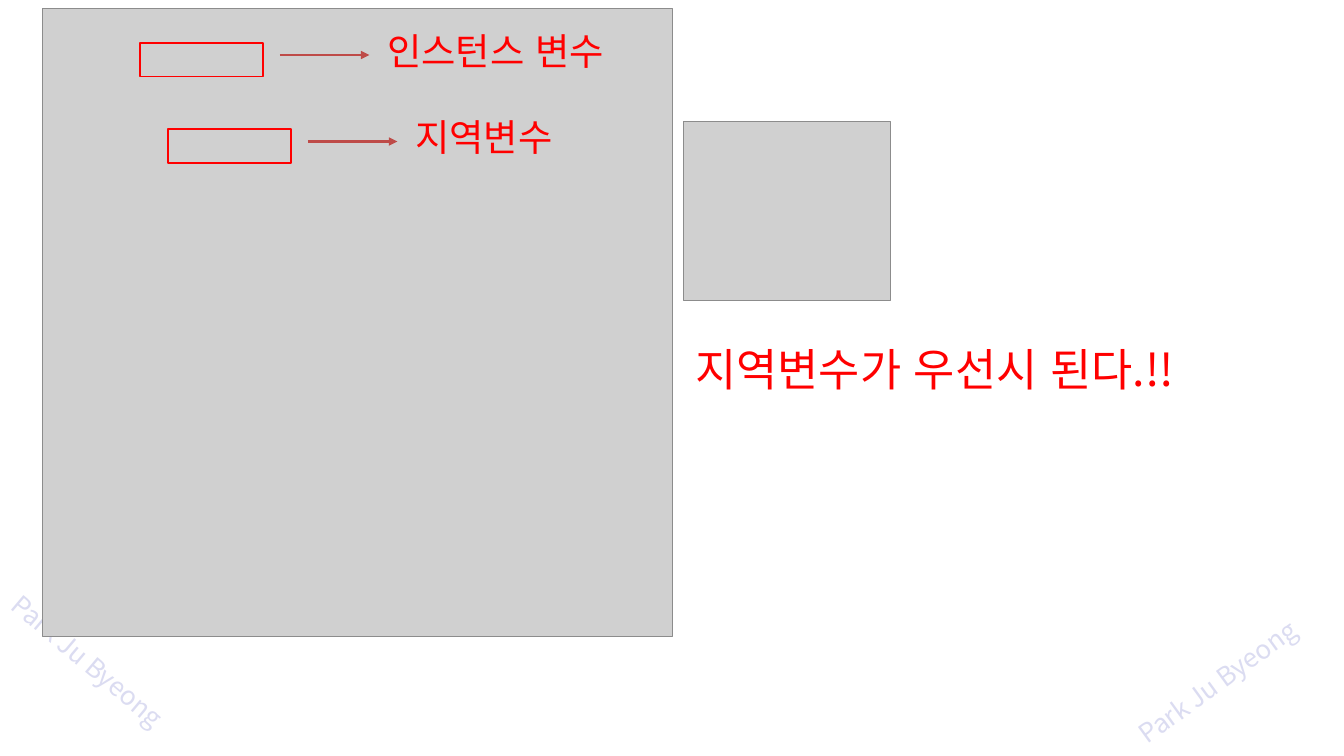
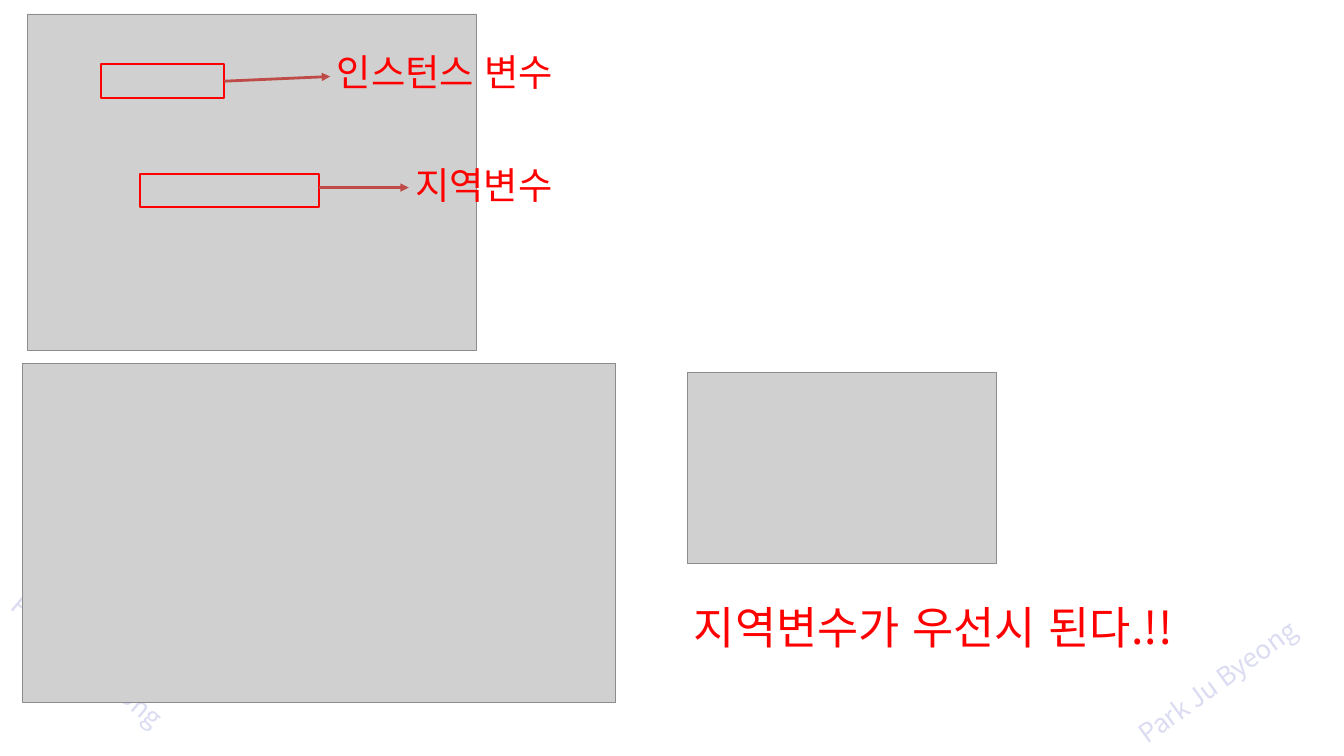
Before and after one commit to zest132/JavaLecture, a slide deck: slide 14 of JavaLecture/LectureFile/java 7강 멤버변수와메모리.pptx (slide 12 before the commit). Drawn at 1344x756 pixels with LibreOffice and Linux fonts; fonts in the diff are those of the drawing; grey boxes stand for pictures. Boxes give left, top, right and bottom in pixels: in the first picture for what was removed or moved away, otherwise in the second. Text is boxed around its words. In the diff, an @@ line names an element or a change of style, - is before the commit and + after.

```diff
--- a/JavaLecture/LectureFile/java 7강 멤버변수와메모리.pptx
+++ b/JavaLecture/LectureFile/java 7강 멤버변수와메모리.pptx
@@ picture added at [28,14,476,351] @@
@@ picture removed at [42,8,672,636] @@
@@ text "인스턴스 변수": place and size @@
-text "인스턴스 변수" at [387,34,604,68]
+text "인스턴스 변수" at [337,55,553,89]
@@ rectangle: place and size @@
-rectangle at [140,43,263,77]
+rectangle at [101,65,224,98]
@@ arrow moved from (280, 55) - (370, 55) to (224, 81) - (330, 77) @@
@@ picture removed at [683,122,890,300] @@
@@ rectangle: place and size @@
-rectangle at [168,130,291,163]
+rectangle at [140,174,319,208]
@@ text "지역변수" rewrapped from [415,120,552,154] to [415,161,552,209] @@
@@ arrow moved from (308, 142) - (397, 142) to (319, 187) - (409, 187) @@
@@ picture added at [23,364,616,702] @@
@@ picture added at [687,372,997,564] @@
@@ text "지역변수가 우선시 된다.!!": place and size @@
-text "지역변수가 우선시 된다.!!" at [695,349,1174,390]
+text "지역변수가 우선시 된다.!!" at [694,607,1173,648]
```
Also in this commit, not shown: 20 other slides changed, 13 slides added, 5 slides removed, 6 other files.
